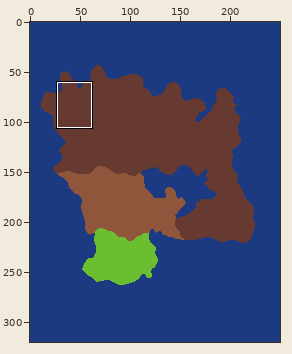
Pixel-art file: Assets/Aseprite/map.ase. The first picture is a wide view before the edit; the outline marks the close-up.
Close-up. Before the edit:
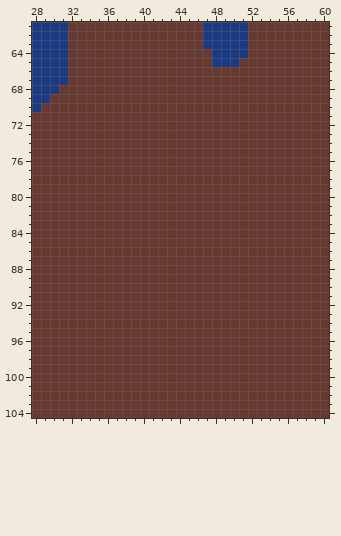
250x320 pixels, 1 frame. Colours within 5 levels of each other are drawn and written as one. Shown: x 28..60, y 61..104.
After:
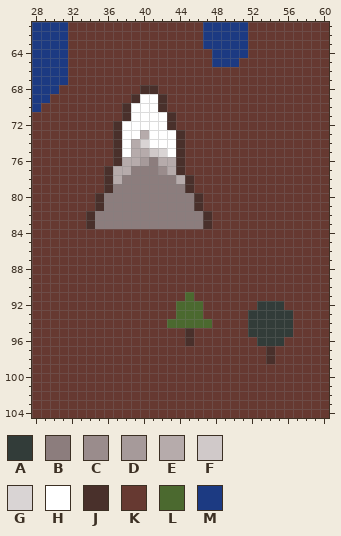
Palette (. is transparent): A #323c39  B #8c7d7d  C #9a8c8c  D #a69a9a  E #b6abab  F #d0c9c9  G #d9d4d4  H #ffffff  J #49302b  K #663931  L #4b692f  M #1c3a82
Author's note on the commit: added two lonely pixel pine trees
Difference:
layer "locations_1" added
--- layer "locations_1"
@@ x 32..49 @@
  67 KKKKKKKKKKKKKKKKKK
- 68 KKKKKKKKKKKKKKKKKK
- 69 KKKKKKKKKKKKKKKKKK
- 70 KKKKKKKKKKKKKKKKKK
- 71 KKKKKKKKKKKKKKKKKK
- 72 KKKKKKKKKKKKKKKKKK
- 73 KKKKKKKKKKKKKKKKKK
- 74 KKKKKKKKKKKKKKKKKK
- 75 KKKKKKKKKKKKKKKKKK
- 76 KKKKKKKKKKKKKKKKKK
- 77 KKKKKKKKKKKKKKKKKK
- 78 KKKKKKKKKKKKKKKKKK
- 79 KKKKKKKKKKKKKKKKKK
- 80 KKKKKKKKKKKKKKKKKK
- 81 KKKKKKKKKKKKKKKKKK
- 82 KKKKKKKKKKKKKKKKKK
- 83 KKKKKKKKKKKKKKKKKK
+ 68 KKKKKKKKJJKKKKKKKK
+ 69 KKKKKKKJHHJKKKKKKK
+ 70 KKKKKKJHHHJKKKKKKK
+ 71 KKKKKKJHHHHJKKKKKK
+ 72 KKKKKJHHHHHJKKKKKK
+ 73 KKKKKJHHEHHHJKKKKK
+ 74 KKKKKJHEGHHHJKKKKK
+ 75 KKKKKJHEEFGHJKKKKK
+ 76 KKKKKJEEDBEEJKKKKK
+ 77 KKKKJEEBBBCEJKKKKK
+ 78 KKKKJEBBBBBBEJKKKK
+ 79 KKKKJBBBBBBBBJKKKK
+ 80 KKKJBBBBBBBBBBJKKK
+ 81 KKKJBBBBBBBBBBJKKK
+ 82 KKJBBBBBBBBBBBBJKK
+ 83 KKJBBBBBBBBBBBBJKK
  84 KKKKKKKKKKKKKKKKKK
@@ x 41..58 @@
  90 KKKKKKKKKKKKKKKKKK
- 91 KKKKKKKKKKKKKKKKKK
- 92 KKKKKKKKKKKKKKKKKK
- 93 KKKKKKKKKKKKKKKKKK
- 94 KKKKKKKKKKKKKKKKKK
- 95 KKKKKKKKKKKKKKKKKK
- 96 KKKKKKKKKKKKKKKKKK
- 97 KKKKKKKKKKKKKKKKKK
- 98 KKKKKKKKKKKKKKKKKK
+ 91 KKKKLKKKKKKKKKKKKK
+ 92 KKKLLLKKKKKKAAAKKK
+ 93 KKKLLLKKKKKAAAAAKK
+ 94 KKLLLLLKKKKAAAAAKK
+ 95 KKKKJKKKKKKAAAAAKK
+ 96 KKKKJKKKKKKKAAAKKK
+ 97 KKKKKKKKKKKKKJKKKK
+ 98 KKKKKKKKKKKKKJKKKK
  99 KKKKKKKKKKKKKKKKKK
